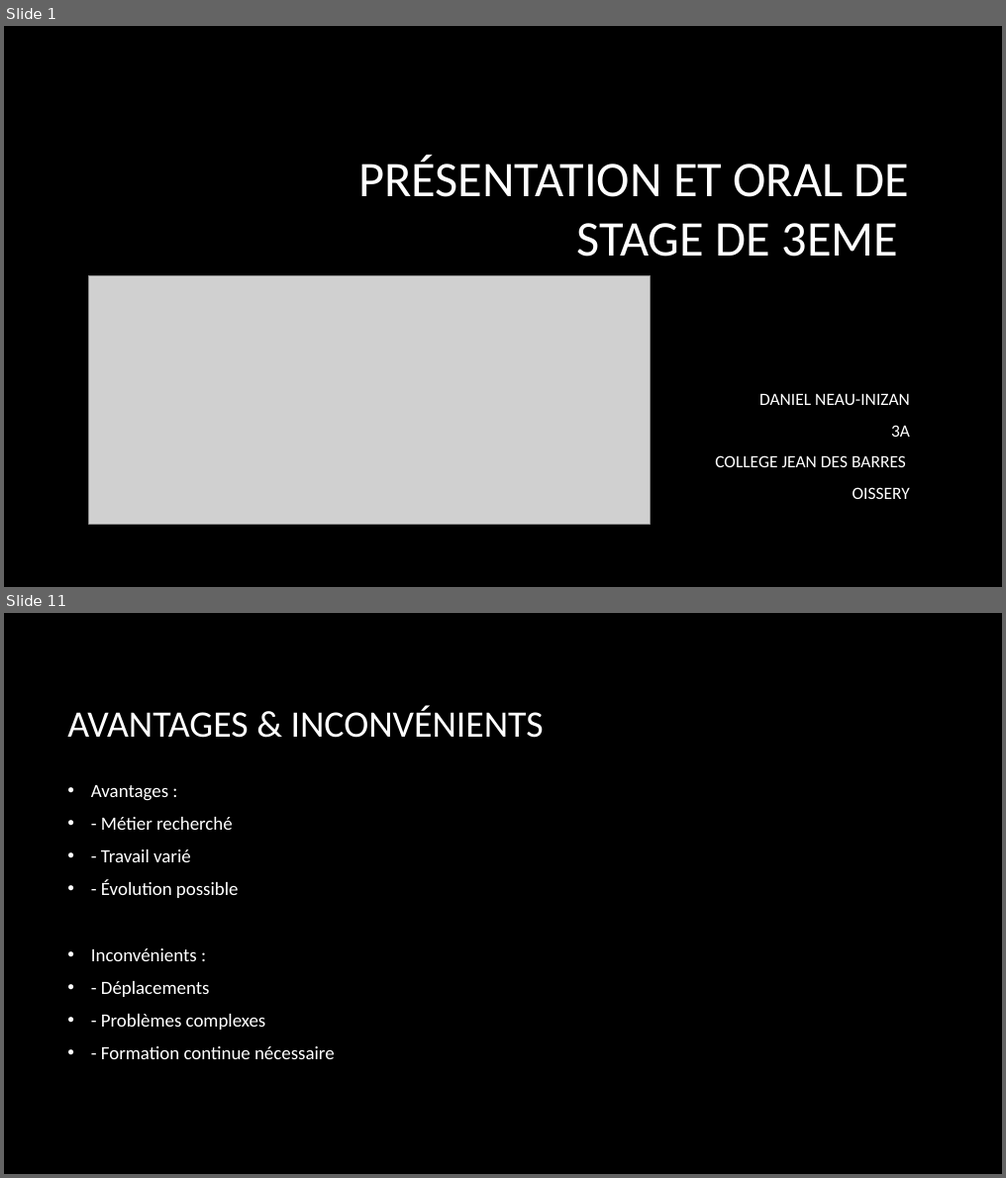
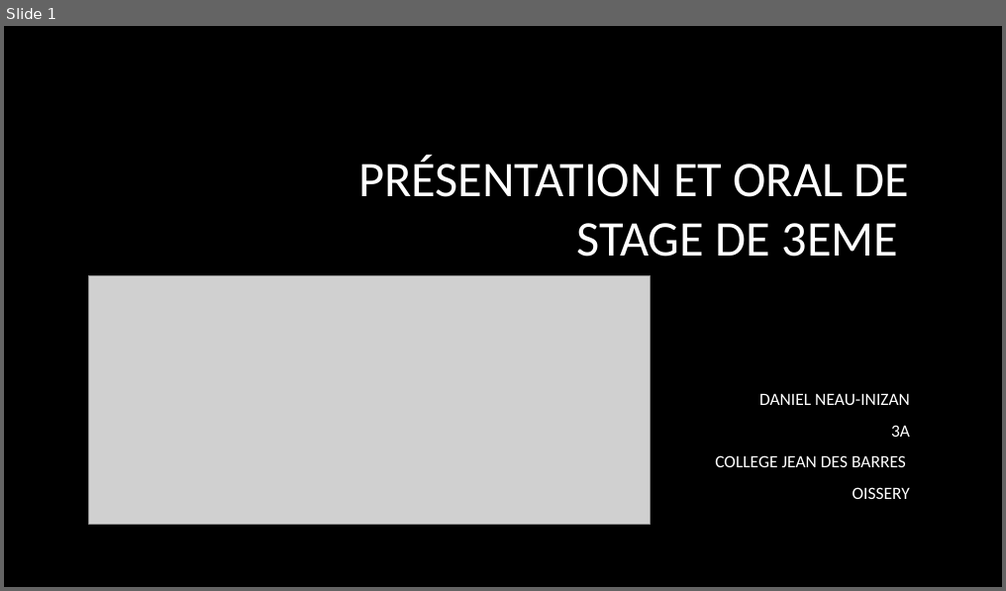
Before and after one commit to dneau-dev/oral_de_stage, a slide deck: Présentation_et_oral_de_stage_de_3eme_final.pptx. Shown one above the other, each under a label of ours: slides 1 and 11 before the commit, slide 1 after it; the slides between them are not shown. The pictures are 1006x1178 and 1006x591 pixels, drawn with LibreOffice and Linux fonts; fonts in the diff are those of the drawing; grey boxes stand for pictures; background and template pictures are left out. Boxes give left, top, right and bottom in pixels: in the first picture for what was removed or moved away, otherwise in the second. Text is boxed around its words. In the diff, an @@ line names an element or a change of style, - is before the commit and + after.

```diff
--- a/Présentation_et_oral_de_stage_de_3eme_final.pptx
+++ b/Présentation_et_oral_de_stage_de_3eme_final.pptx
@@ slide 11 removed at bbox=[4, 613, 1002, 1174], background picture (left out) @@
@@ title removed at bbox=[67, 706, 544, 738] @@
-AVANTAGES & INCONVÉNIENTS
@@ text removed at bbox=[91, 785, 335, 1059] @@
-• Avantages :
-• - Métier recherché
-• - Travail varié
-• - Évolution possible
-• Inconvénients :
-• - Déplacements
-• - Problèmes complexes
-• - Formation continue nécessaire
```
Also in this commit, not shown: 6 slides changed, 1 slide added, 4 other slides removed.
